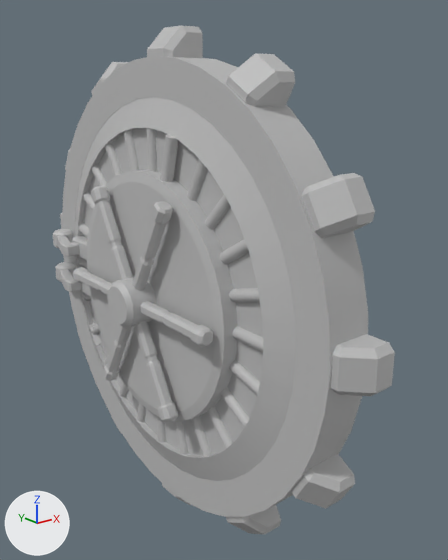
Two versions of the FBX model Assets/Models/vaultdoor.fbx, one commit apart.
Camera for both pictures: a 50 mm camera at (-1.201, -1.763, 0.705) aimed at (0.104, -0.132, 0.053). The lights are fixed; the arrows at lower left show +X, +Y and +Z. Where no turn or scale is listed for an object, it has been applied to the vertices.

Objects in the first picture: 'vaultdoor', 'vaultdoor_frame', 'vaultdoor_frame_handel'.
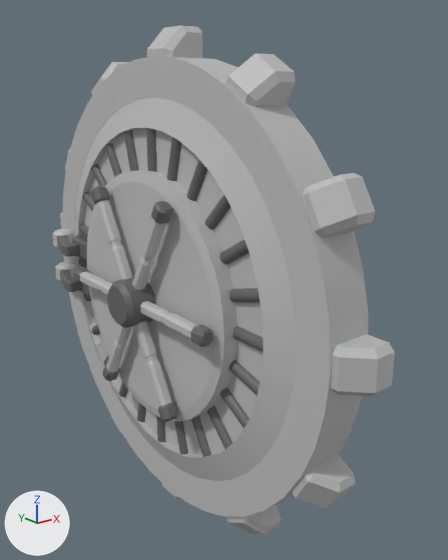
The newer file is also rescaled (x0.066), turned or shifted as a whole; pictures and numbers use the older file's frame.

Scene script edits in JSON lines:
```json
{"op": "add", "block": "mat_lambert2", "code": ["mat_lambert2 = principled_material('lambert2')", "mat_lambert2.base_color = (0.129, 0.129, 0.129)  # dark grey #656565"]}
{"block": "me_mesh_002", "where": "me_mesh_002.from_pydata(...)  # 492 vertices, 438 faces; spans x -0.076..0.076, y -0.419..0.419, z -0.372..0.372"}
{"block": "me_mesh_002", "where": "# used by ob_vaultdoor_frame_handel; location = (-0.175, 0.0, 0.0)"}
{"block": "me_mesh_002", "change": "me_mesh_002 part 3: 193 of the faces centred in x -0.076..0.076, y -0.419..0.419, z -0.37..0.37 switch from mat_lambert1 (grey #bcbcbc) to mat_lambert2 (dark grey #656565)"}
{"block": "me_mesh_001", "where": "me_mesh_001.from_pydata(...)  # 2067 vertices, 1454 faces; spans x -0.086..0.181, y -1.385..0.044, z -0.673..0.673"}
{"block": "me_mesh_001", "where": "# used by ob_vaultdoor; location = (-0.108, 0.711, 0.0)"}
{"block": "me_mesh_001", "change": "me_mesh_001 part 1: the loose piece of 40 vertices spanning x -0.025..0.016, y -0.881..-0.791, z 0.365..0.563 is moved by (0.025, 0.0, 0.0)"}
{"block": "me_mesh_001", "change": "me_mesh_001 part 2: 624 of the faces centred in x -0.086..0.041, y -1.289..-0.014, z -0.577..0.577 switch from mat_lambert1 (grey #bcbcbc) to mat_lambert2 (dark grey #656565)"}
```

Location of each change, (x1, y1, x2, y2) in pixels of the pictures (448 x 560 px; the box of a moved part takes in the faces that stretch with it):
```json
{"part": 1, "of": "me_mesh_001", "change": "moved or reshaped", "before": [160, 134, 179, 182], "after": [167, 137, 182, 181]}
{"part": 2, "of": "me_mesh_001", "change": "recoloured", "before": [57, 128, 263, 457], "after": [57, 128, 263, 457]}
{"part": 3, "of": "me_mesh_002", "change": "recoloured", "before": [73, 186, 213, 422], "after": [73, 186, 213, 422]}
```
